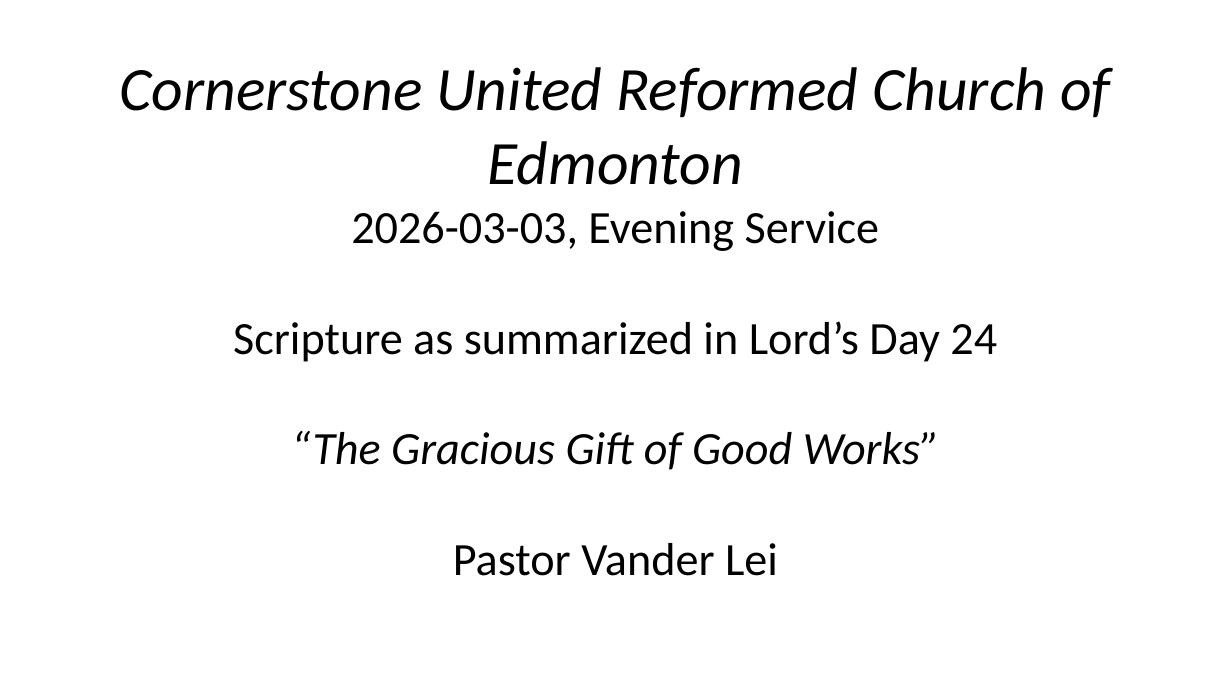
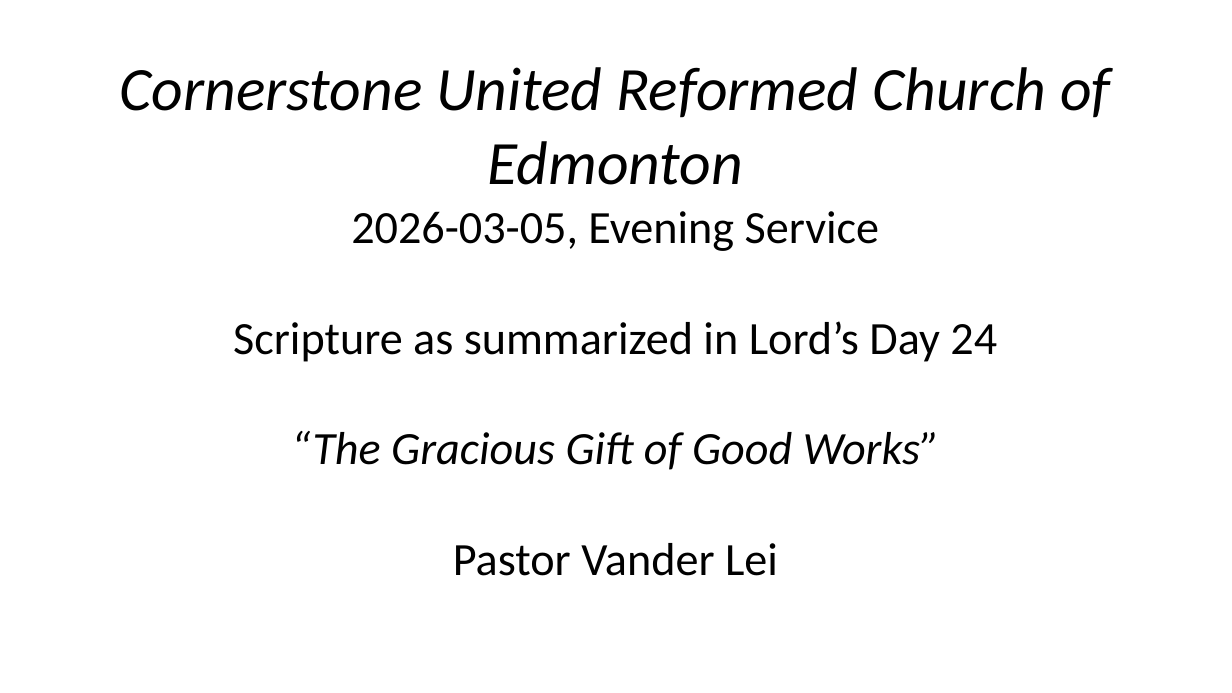
Before and after one commit to ntuininga/slide_generator, a slide deck: slide 1 of Evening Service.pptx. Drawn at 1232x693 pixels with LibreOffice and Linux fonts; fonts in the diff are those of the drawing; background and template pictures are left out. Boxes give left, top, right and bottom in pixels: in the first picture for what was removed or moved away, otherwise in the second. Text is boxed around its words. In the diff, an @@ line names an element or a change of style, - is before the commit and + after.

```diff
--- a/Evening Service.pptx
+++ b/Evening Service.pptx
@@ text at <box>351,211,880,251</box>: text changed @@
-2026-03-03, Evening Service
+2026-03-05, Evening Service
```
Also in this commit, not shown: 3 slides added, 1 slide removed, 8 other files.
